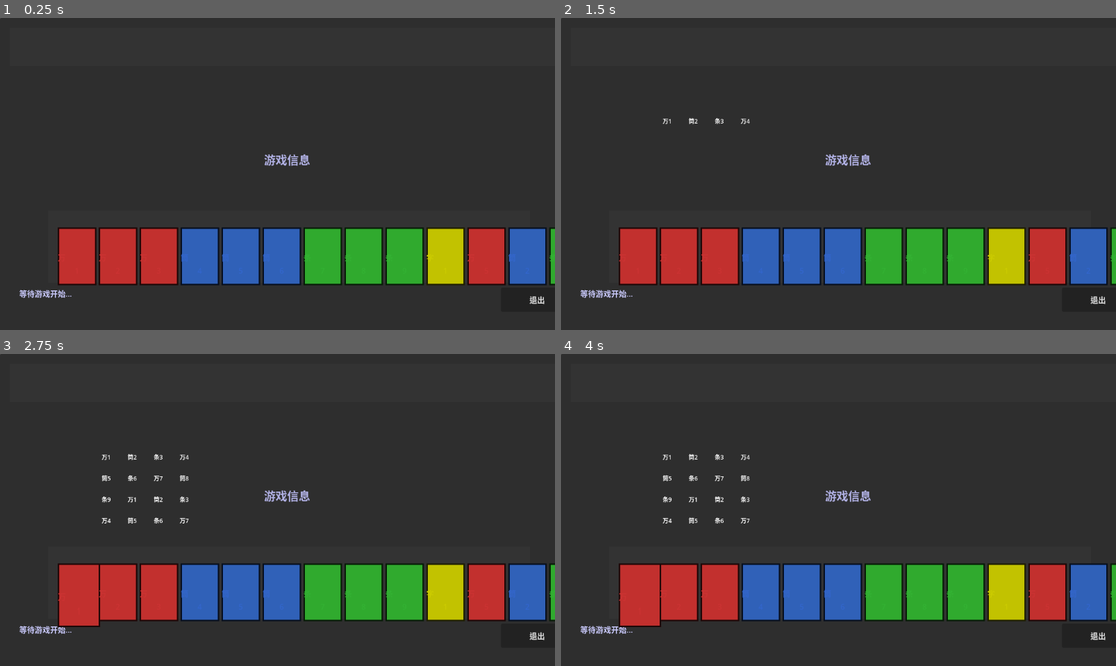
Above: before the commit, frames 1-4 (two rows, left to right).
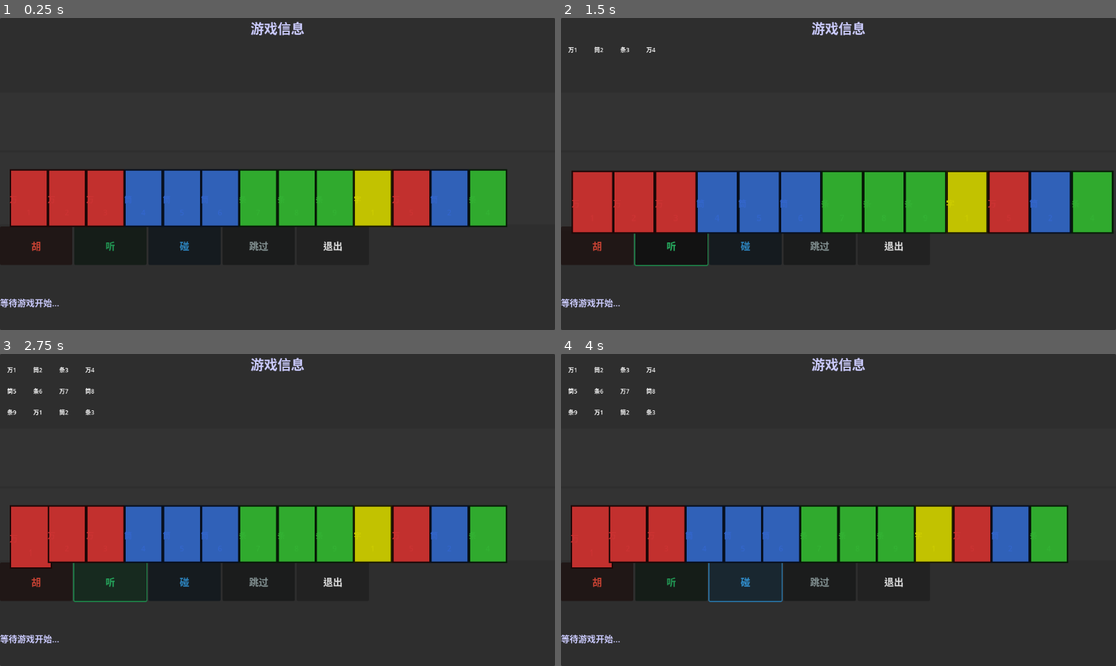
Above: after the commit, the same moments.

Repository: azhongxiansheng/mahjong-game
Game: Godot game, scene res://scenes/main.tscn
The game is run twice, just before and just after one commit, with the same random seed, the same clock (stepped at 60 frames per second) and the same inputs.
Inputs (mouse positions are in pixels of both pictures, inside the frame that each line leads up to):
- Up to frame 1 (0.25 s): no input
- Up to frame 2 (1.5 s): click (599, 245) at 0.5 s, where only the run after the commit has a clickable "胡"; tap Enter at 1.25 s; move the mouse to (638, 255) at 1.27 s; hold D from 1.28 s (still down); tap 1 at 1.35 s; click (638, 255) at 1.42 s
- Up to frame 3 (2.75 s): release D at 2.03 s; tap 2 at 2.1 s; click (77, 591) at 2.17 s
- Up to frame 4 (4 s): click (672, 581) at 2.75 s, where only the run after the commit has a clickable "听"; click (744, 581) at 3.5 s, where only the run after the commit has a clickable "碰"

The runs differ from the first frame. In frame 1, 33% of the frame differs, in the area x 0-100%, y 1-93%; in frame 2, 34%; in frame 3, 34%; in frame 4, 34%.

Commit message:
refactor: redesign UI layout with VBoxContainer and improve card spacing

Diff:
--- a/godot/scenes/game_ui.tscn
+++ b/godot/scenes/game_ui.tscn
@@ -8,8 +8,8 @@
 anchors_preset = 15
 anchor_right = 1.0
 anchor_bottom = 1.0
-offset_right = 40.0
-offset_bottom = 40.0
+offset_right = 0.0
+offset_bottom = 0.0
 script = ExtResource("1_yubou")
 
 [node name="Panel" type="Panel" parent="."]
@@ -17,12 +17,10 @@
 anchors_preset = 15
 anchor_right = 1.0
 anchor_bottom = 1.0
-self_modulate = Color(1, 1, 1, 1)
-modulate = Color(1, 1, 1, 1)
+theme_override_colors/panel = Color(0.15, 0.15, 0.15, 1.0)
 theme_override_colors/panel_fg = Color(0.15, 0.15, 0.15, 1.0)
-theme_override_colors/panel = Color(0.15, 0.15, 0.15, 1.0)
 
-[node name="GameLayer" type="Control" parent="."]
+[node name="GameLayer" type="VBoxContainer" parent="."]
 layout_mode = 1
 anchors_preset = 15
 anchor_right = 1.0
@@ -30,133 +28,87 @@
 modulate = Color(1, 1, 1, 1)
 visible = true
 
-[node name="TableArea" type="Control" parent="GameLayer"]
-layout_mode = 1
-anchors_preset = 15
-anchor_right = 1.0
-anchor_bottom = 1.0
-offset_bottom = -100.0
+[node name="TopInfo" type="Label" parent="GameLayer"]
+layout_mode = 2
+size_flags_vertical = 1
+text = "游戏信息"
+horizontal_alignment = 1
+vertical_alignment = 1
+theme_override_font_sizes/font_size = 28
+theme_override_colors/font_color = Color(0.8, 0.8, 1.0, 1.0)
 
-[node name="OpponentHand" type="Control" parent="GameLayer/TableArea"]
-layout_mode = 0
-offset_left = 20.0
-offset_top = 20.0
-offset_right = 1180.0
-offset_bottom = 100.0
-script = ExtResource("2_hand_display")
+[node name="GameCenter" type="Control" parent="GameLayer"]
+layout_mode = 2
+size_flags_vertical = 3
 
-[node name="GameCenter" type="Control" parent="GameLayer/TableArea"]
-layout_mode = 1
-anchors_preset = 8
-anchor_left = 0.5
-anchor_top = 0.5
-anchor_right = 0.5
-anchor_bottom = 0.5
-offset_left = -400.0
-offset_top = -100.0
-offset_right = 400.0
-offset_bottom = 100.0
-
-[node name="DiscardPile" type="GridContainer" parent="GameLayer/TableArea/GameCenter"]
+[node name="DiscardPile" type="GridContainer" parent="GameLayer/GameCenter"]
 layout_mode = 1
 anchors_preset = 15
 anchor_right = 1.0
 anchor_bottom = 1.0
 columns = 4
 
-[node name="GameInfo" type="Label" parent="GameLayer/TableArea/GameCenter"]
-layout_mode = 1
-anchors_preset = 15
-anchor_right = 1.0
-anchor_bottom = 1.0
-text = "游戏信息"
-horizontal_alignment = 1
-vertical_alignment = 1
-theme_override_colors/font_color = Color(0.7, 0.7, 0.9, 1.0)
-theme_override_font_sizes/font_size = 24
-
-[node name="PlayerHand" type="Control" parent="GameLayer/TableArea"]
-layout_mode = 0
-offset_left = 100.0
-offset_top = 400.0
-offset_right = 1100.0
-offset_bottom = 550.0
+[node name="OpponentHand" type="Control" parent="GameLayer"]
+layout_mode = 2
+size_flags_vertical = 2
+custom_minimum_size = Vector2(0, 120)
 script = ExtResource("2_hand_display")
 
-[node name="ActionPanel" type="Control" parent="GameLayer"]
-layout_mode = 0
-offset_left = 50.0
-offset_top = 650.0
-offset_right = 1150.0
-offset_bottom = 750.0
+[node name="PlayerHand" type="Control" parent="GameLayer"]
+layout_mode = 2
+size_flags_vertical = 2
+custom_minimum_size = Vector2(0, 150)
+script = ExtResource("2_hand_display")
+
+[node name="ActionPanel" type="HBoxContainer" parent="GameLayer"]
+layout_mode = 2
+size_flags_vertical = 2
+custom_minimum_size = Vector2(0, 80)
 
 [node name="HuButton" type="Button" parent="GameLayer/ActionPanel"]
-custom_minimum_size = Vector2(150, 50)
-layout_mode = 0
-offset_left = 50.0
-offset_top = 10.0
-offset_right = 200.0
-offset_bottom = 60.0
+custom_minimum_size = Vector2(150, 60)
+layout_mode = 2
 text = "胡"
+theme_override_font_sizes/font_size = 20
 
 [node name="TingButton" type="Button" parent="GameLayer/ActionPanel"]
-custom_minimum_size = Vector2(150, 50)
-layout_mode = 0
-offset_left = 250.0
-offset_top = 10.0
-offset_right = 400.0
-offset_bottom = 60.0
+custom_minimum_size = Vector2(150, 60)
+layout_mode = 2
 text = "听"
+theme_override_font_sizes/font_size = 20
 
 [node name="PengButton" type="Button" parent="GameLayer/ActionPanel"]
-custom_minimum_size = Vector2(150, 50)
-layout_mode = 0
-offset_left = 450.0
-offset_top = 10.0
-offset_right = 600.0
-offset_bottom = 60.0
+custom_minimum_size = Vector2(150, 60)
+layout_mode = 2
 text = "碰"
+theme_override_font_sizes/font_size = 20
 
 [node name="PassButton" type="Button" parent="GameLayer/ActionPanel"]
-custom_minimum_size = Vector2(150, 50)
-layout_mode = 0
-offset_left = 650.0
-offset_top = 10.0
-offset_right = 800.0
-offset_bottom = 60.0
+custom_minimum_size = Vector2(150, 60)
+layout_mode = 2
 text = "跳过"
+theme_override_font_sizes/font_size = 20
 
-[node name="InfoPanel" type="Control" parent="."]
-layout_mode = 0
-offset_left = 20.0
-offset_top = 550.0
-offset_right = 1180.0
-offset_bottom = 780.0
+[node name="QuitButton" type="Button" parent="GameLayer/ActionPanel"]
+custom_minimum_size = Vector2(150, 60)
+layout_mode = 2
+text = "退出"
+theme_override_font_sizes/font_size = 20
 
-[node name="PlayerStats" type="Label" parent="InfoPanel"]
-layout_mode = 0
-offset_left = 20.0
-offset_top = 10.0
-offset_right = 500.0
-offset_bottom = 50.0
+[node name="InfoPanel" type="HBoxContainer" parent="GameLayer"]
+layout_mode = 2
+size_flags_vertical = 2
+custom_minimum_size = Vector2(0, 100)
+
+[node name="PlayerStats" type="Label" parent="GameLayer/InfoPanel"]
+layout_mode = 2
+size_flags_horizontal = 3
 text = "等待游戏开始..."
 theme_override_colors/font_color = Color(0.8, 0.8, 1.0, 1.0)
-theme_override_font_sizes/font_size = 16
+theme_override_font_sizes/font_size = 18
 
-[node name="GameLog" type="RichTextLabel" parent="InfoPanel"]
-layout_mode = 0
-offset_left = 20.0
-offset_top = 60.0
-offset_right = 1000.0
-offset_bottom = 200.0
+[node name="GameLog" type="RichTextLabel" parent="GameLayer/InfoPanel"]
+layout_mode = 2
+size_flags_horizontal = 3
 theme_override_colors/default_color = Color(0.7, 0.9, 0.7, 1.0)
-theme_override_font_sizes/normal_font_size = 14
-
-[node name="QuitButton" type="Button" parent="InfoPanel"]
-custom_minimum_size = Vector2(150, 50)
-layout_mode = 0
-offset_left = 1020.0
-offset_top = 10.0
-offset_right = 1170.0
-offset_bottom = 60.0
-text = "退出"
+theme_override_font_sizes/normal_font_size = 16
--- a/godot/scripts/game_ui.gd
+++ b/godot/scripts/game_ui.gd
@@ -57,22 +57,22 @@
 	"""初始化任何失败的 @onready 节点"""
 
 	if not _player_hand_display:
-		_player_hand_display = get_node_or_null("GameLayer/TableArea/PlayerHand")
+		_player_hand_display = get_node_or_null("GameLayer/PlayerHand")
 
 	if not _opponent_hand_display:
-		_opponent_hand_display = get_node_or_null("GameLayer/TableArea/OpponentHand")
+		_opponent_hand_display = get_node_or_null("GameLayer/OpponentHand")
 
 	if not _player_stats:
-		_player_stats = get_node_or_null("InfoPanel/PlayerStats")
+		_player_stats = get_node_or_null("GameLayer/InfoPanel/PlayerStats")
 
 	if not _game_log:
-		_game_log = get_node_or_null("InfoPanel/GameLog")
+		_game_log = get_node_or_null("GameLayer/InfoPanel/GameLog")
 
 	if not _game_info:
-		_game_info = get_node_or_null("GameLayer/TableArea/GameCenter/GameInfo")
+		_game_info = get_node_or_null("GameLayer/TopInfo")
 
 	if not _discard_pile:
-		_discard_pile = get_node_or_null("GameLayer/TableArea/GameCenter/DiscardPile")
+		_discard_pile = get_node_or_null("GameLayer/GameCenter/DiscardPile")
 
 	if not _hu_button:
 		_hu_button = get_node_or_null("GameLayer/ActionPanel/HuButton")
@@ -83,7 +83,7 @@
 	if not _pass_button:
 		_pass_button = get_node_or_null("GameLayer/ActionPanel/PassButton")
 	if not _quit_button:
-		_quit_button = get_node_or_null("InfoPanel/QuitButton")
+		_quit_button = get_node_or_null("GameLayer/ActionPanel/QuitButton")
 
 func setup_ui() -> void:
 	"""设置UI初始状态"""
--- a/godot/scripts/hand_display.gd
+++ b/godot/scripts/hand_display.gd
@@ -67,8 +67,13 @@
 	# 先添加到场景树，让_ready()执行
 	add_child(card_tile)
 
-	# 设置位置
-	var x_pos = 20 + (card_tiles.size() * 85)
+	# ✅ 改进: 动态计算卡牌间距，让所有13张卡牌都能显示在屏幕内
+	var card_count = hand.cards.size() if hand else 1
+	var available_width = size.x - 40  # 留出左右各20像素边距
+	var card_width = 80
+	var spacing = max(10, (available_width - card_width) / float(card_count))  # 动态计算间距
+
+	var x_pos = 20 + (card_tiles.size() * spacing)
 	var y_pos = 35
 	card_tile.position = Vector2(x_pos, y_pos)
 	print("[DEBUG] 卡牌位置: ", card_tile.position, " 全局位置: ", card_tile.global_position)
@@ -80,18 +85,16 @@
 	# 连接信号 - 使用更安全的方式
 	if card_tile.has_signal("card_pressed"):
 		card_tile.card_pressed.connect(_on_card_pressed)
-		# print("✓ CardTile card_pressed信号已连接")
 	else:
 		print("⚠ CardTile没有card_pressed信号")
 
 	if card_tile.has_signal("card_selected"):
 		card_tile.card_selected.connect(_on_card_selected)
-		# print("✓ CardTile card_selected信号已连接")
 	else:
 		print("⚠ CardTile没有card_selected信号")
 
 	card_tiles.append(card_tile)
-	print("添加卡牌显示: %s (位置: %d)" % [card.get_card_name(), x_pos])
+	print("添加卡牌显示: %s (位置: %.1f, 间距: %.1f)" % [card.get_card_name(), x_pos, spacing])
 
 func remove_card_display(card: CardData) -> bool:
 	"""移除指定卡牌的显示"""
